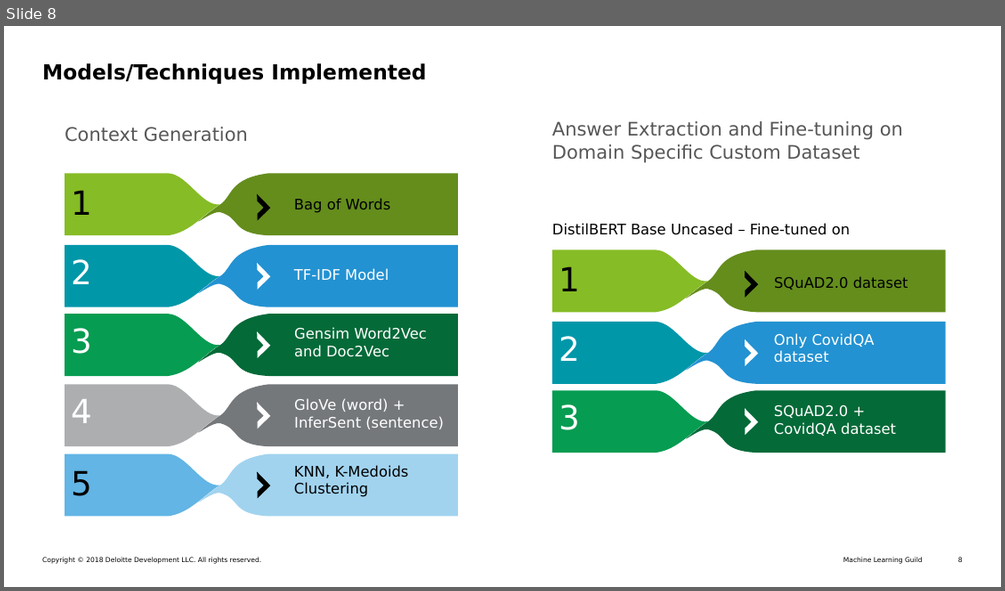
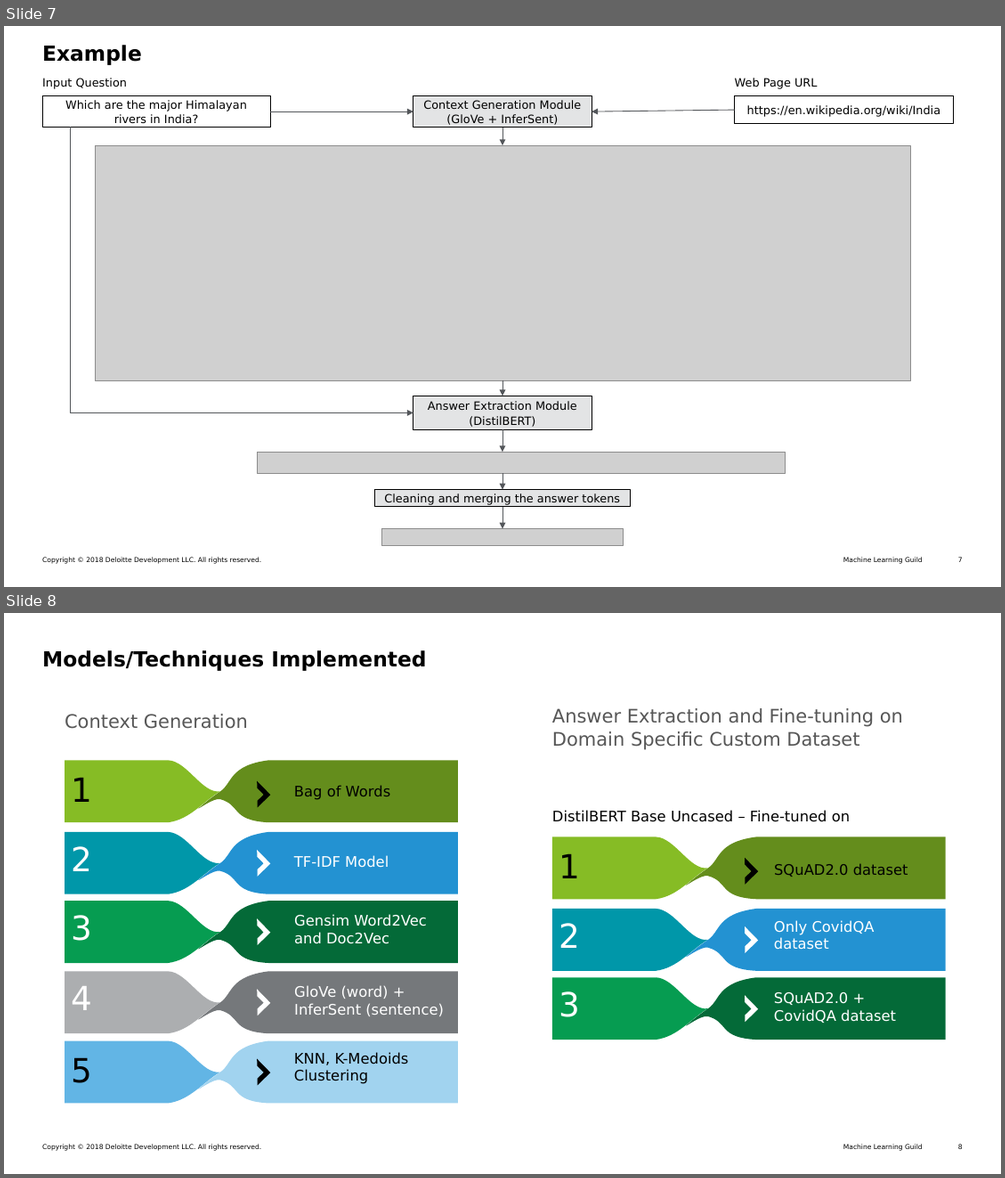
Before and after one commit to niravraje/Web-QnA, a slide deck: PPT/MLG Capstone Presentation - Final v3.pptx. Shown one above the other, each under a label of ours: slide 8 before the commit, slides 7 and 8 after it. The pictures are 1005x591 and 1005x1178 pixels, drawn with LibreOffice and Linux fonts; fonts in the diff are those of the drawing; grey boxes stand for pictures. Boxes give left, top, right and bottom in pixels: in the first picture for what was removed or moved away, otherwise in the second. Text is boxed around its words. In the diff, an @@ line names an element or a change of style, - is before the commit and + after.

```diff
--- a/PPT/MLG Capstone Presentation - Final v3.pptx
+++ b/PPT/MLG Capstone Presentation - Final v3.pptx
@@ slide 7 added at bbox=[4, 26, 1001, 587], background #FFFFFF; not listed: 3 template elements that a slide beside it also shows @@
@@ title added at bbox=[42, 45, 142, 65], 20 pt, text #000000, bold @@
+Example
@@ text added at bbox=[42, 78, 127, 89], 11 pt, text #000000 @@
+Input Question
@@ text added at bbox=[735, 78, 817, 89], 11 pt, text #000000 @@
+Web Page URL
@@ rectangle added at bbox=[42, 96, 270, 127], fill #FFFFFF, outline #000000 1 pt, 11 pt, text #000000 @@
+Which are the major Himalayan rivers in India?
@@ rectangle added at bbox=[413, 96, 591, 127], fill #E3E4E5, outline #000000 1 pt, 11 pt, text #000000 @@
+Context Generation Module
+(GloVe + InferSent)
@@ rectangle added at bbox=[735, 96, 954, 124], fill #FFFFFF, outline #000000 1 pt, 11 pt, text #000000 @@
+https://en.wikipedia.org/wiki/India
@@ elbow arrow added from (71, 127) to (413, 412), #53565A 0.75 pt @@
@@ arrow added from (270, 111) to (413, 111), #53565A 0.75 pt @@
@@ arrow added from (502, 127) to (502, 145), #53565A 0.75 pt @@
@@ arrow added from (735, 110) to (591, 111), #53565A 0.75 pt @@
@@ picture added at bbox=[95, 145, 909, 380] @@
@@ rectangle added at bbox=[413, 396, 591, 430], fill #E3E4E5, outline #000000 1 pt, 11 pt, text #000000 @@
+Answer Extraction Module
+(DistilBERT)
@@ arrow added from (502, 380) to (502, 396), #53565A 0.75 pt @@
@@ picture added at bbox=[258, 451, 785, 473] @@
@@ arrow added from (502, 430) to (502, 451), #53565A 0.75 pt @@
@@ arrow added from (502, 473) to (502, 490), #53565A 0.75 pt @@
@@ rectangle added at bbox=[375, 490, 631, 507], fill #E3E4E5, outline #000000 1 pt, 11 pt, text #000000 @@
+Cleaning and merging the answer tokens
@@ picture added at bbox=[381, 529, 624, 546] @@
@@ arrow added from (502, 507) to (502, 529), #53565A 0.75 pt @@
```
Also in this commit, not shown: 4 slides changed, 1 slide removed, 3 other files.
